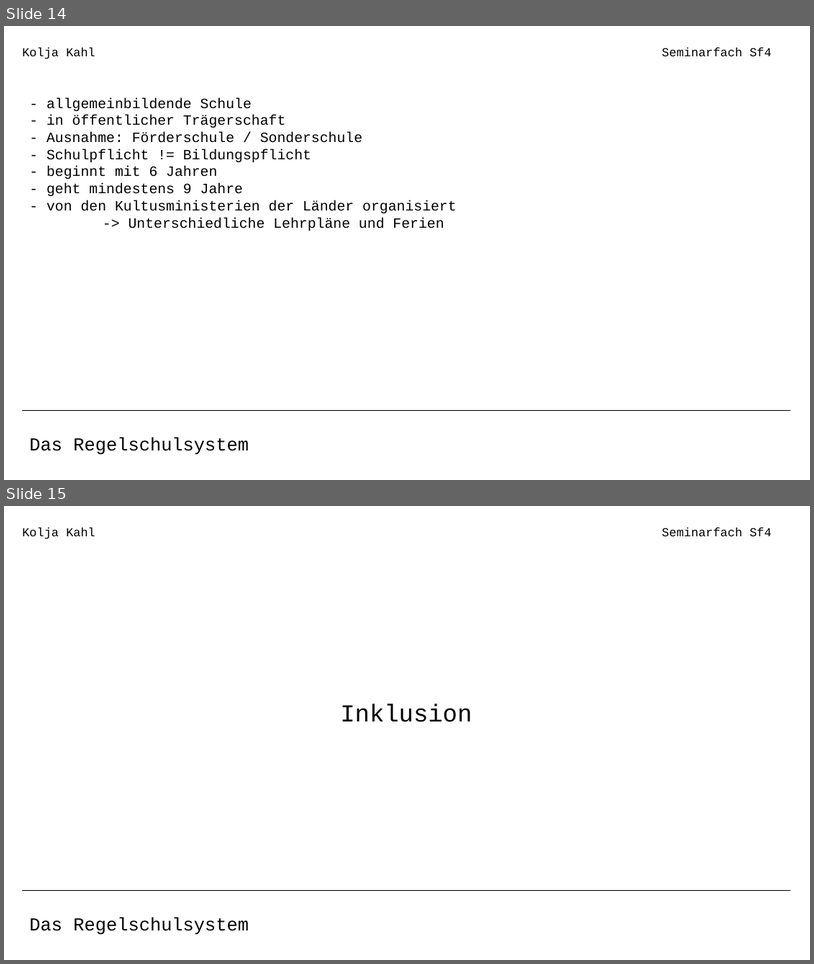
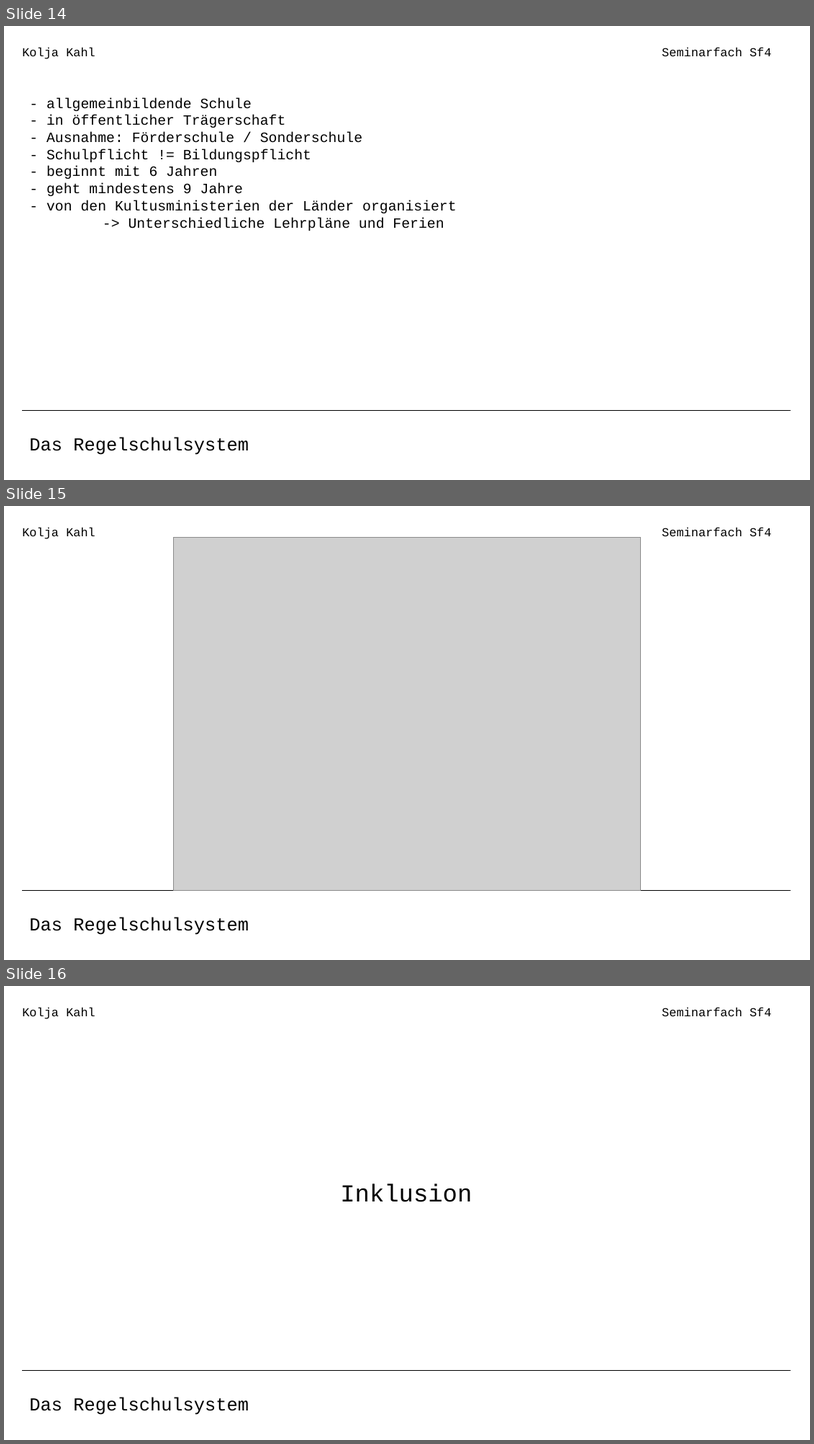
Before and after one commit to coasterkolja/obsidian-vault, a slide deck: 900 Assets/Seminarfach Präsentation.odp. Shown one above the other, each under a label of ours: slides 14 and 15 before the commit, slides 14, 15 and 16 after it. The pictures are 814x964 and 814x1444 pixels, drawn with LibreOffice and Linux fonts; fonts in the diff are those of the drawing; grey boxes stand for pictures. Boxes give left, top, right and bottom in pixels: in the first picture for what was removed or moved away, otherwise in the second. Text is boxed around its words. In the diff, an @@ line names an element or a change of style, - is before the commit and + after.

```diff
--- a/900 Assets/Seminarfach Präsentation.odp
+++ b/900 Assets/Seminarfach Präsentation.odp
@@ slide 15 added at (x1=4, y1=506, x2=810, y2=960), background #FFFFFF @@
@@ text added at (x1=22, y1=527, x2=95, y2=539), 12 pt, text #000000 @@
+Kolja Kahl
@@ text added at (x1=662, y1=527, x2=772, y2=536), 12 pt, text #000000 @@
+Seminarfach Sf4
@@ picture added at (x1=173, y1=538, x2=640, y2=890) @@
@@ line added from (22, 890) to (791, 890), #000000 0 pt @@
@@ text added at (x1=29, y1=916, x2=249, y2=934), 18 pt, text #000000 @@
+Das Regelschulsystem
@@ what was slide 15 is now slide 16 @@
```
Also in this commit, not shown: 3 slides changed, 1 other slide added, 1 other file.
